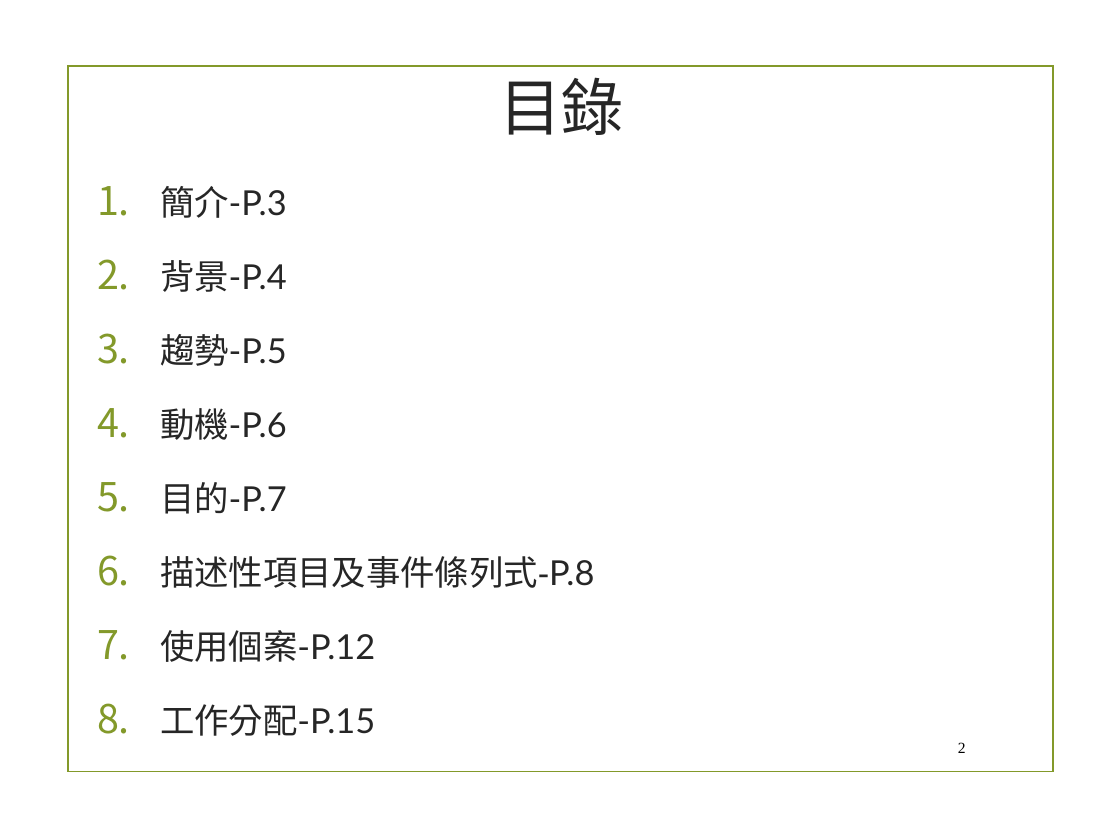
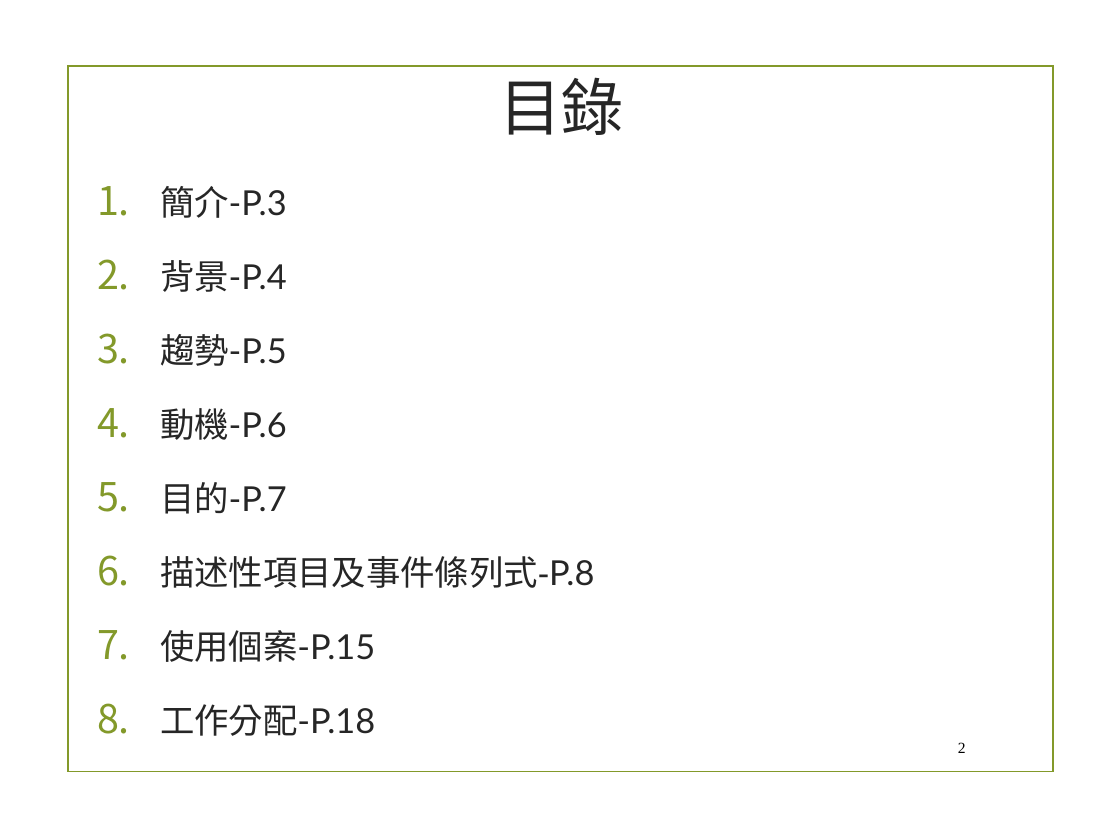
Before and after one commit to chandlerkuo/sharepee, a slide deck: slide 2 of 陀螺儀機車警示裝置.pptx. Drawn at 1120x840 pixels with LibreOffice and Linux fonts; fonts in the diff are those of the drawing; background and template pictures are left out. Boxes give left, top, right and bottom in pixels: in the first picture for what was removed or moved away, otherwise in the second. Text is boxed around its words. In the diff, an @@ line names an element or a change of style, - is before the commit and + after.

```diff
--- a/陀螺儀機車警示裝置.pptx
+++ b/陀螺儀機車警示裝置.pptx
@@ text at <box>160,630,375,736</box>: text changed @@
-7. 使用個案-P.12
-8. 工作分配-P.15
+7. 使用個案-P.15
+8. 工作分配-P.18
```
Also in this commit, not shown: 7 other slides changed, 6 slides added.
